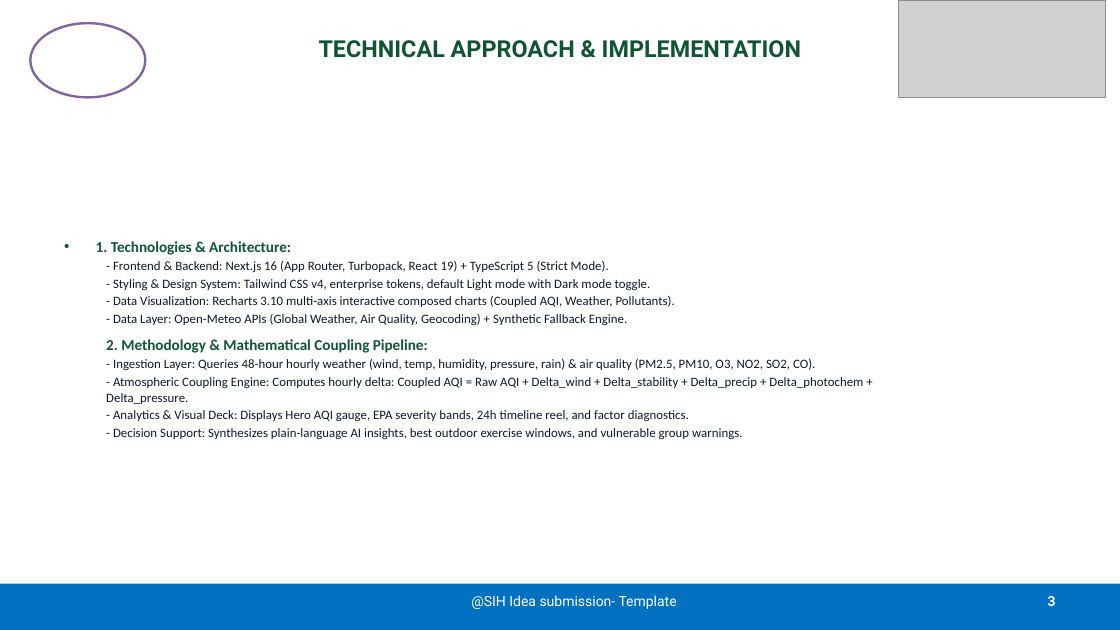
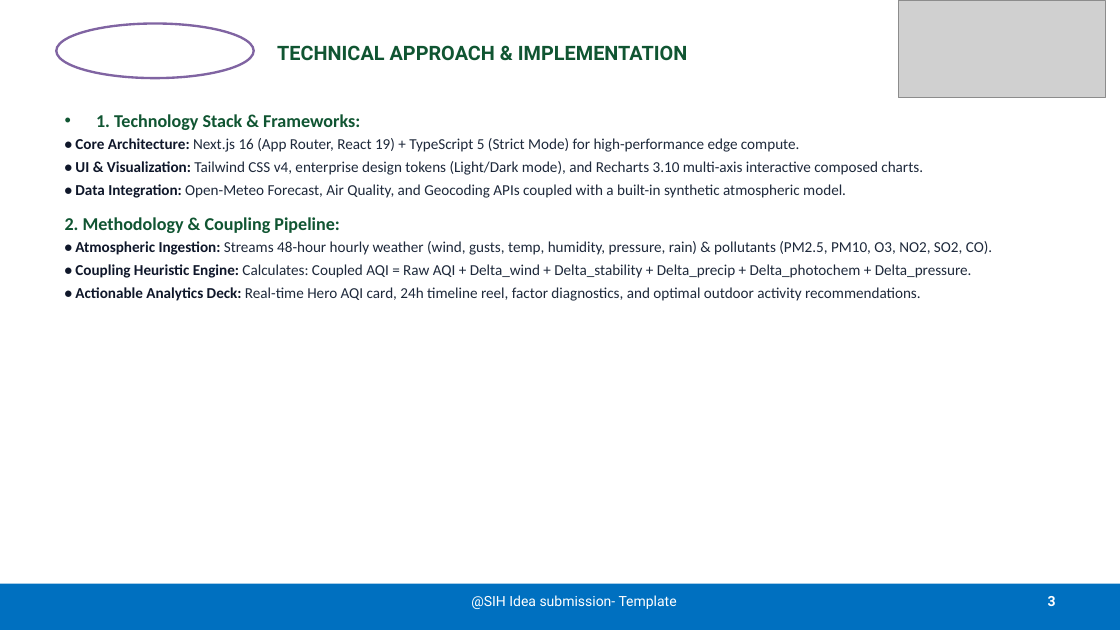
Before and after one commit to NirmalSushil/SIH26082, a slide deck: slide 3 of PPT/SIH2026-IDEA-Presentation-Xtream-09.pptx. Drawn at 1120x630 pixels with LibreOffice and Linux fonts; fonts in the diff are those of the drawing; grey boxes stand for pictures. Boxes give left, top, right and bottom in pixels: in the first picture for what was removed or moved away, otherwise in the second. Text is boxed around its words. In the diff, an @@ line names an element or a change of style, - is before the commit and + after.

Commit message:
fix(ppt): enhance typography, increase font sizes, and optimize shape alignments across all slides

```diff
--- a/PPT/SIH2026-IDEA-Presentation-Xtream-09.pptx
+++ b/PPT/SIH2026-IDEA-Presentation-Xtream-09.pptx
@@ ellipse: place and size @@
-ellipse at (30,24,145,97)
+ellipse at (56,24,254,78)
@@ title "TECHNICAL APPROACH & IMPLEMENTATION": place and size @@
-title "TECHNICAL APPROACH & IMPLEMENTATION" at (319,40,801,58)
+title "TECHNICAL APPROACH & IMPLEMENTATION" at (277,45,687,61)
@@ title "TECHNICAL APPROACH & IMPLEMENTATION" at (277,45,687,61): size 20 to 17 pt; alignment centre to left @@
@@ text at (65,114,992,301): text changed; size 11 to 13 pt; text colour #0F172A to #1E293B @@
-• 1. Technologies & Architecture:
-  - Frontend & Backend: Next.js 16 (App Router, Turbopack, React 19) + TypeScript 5 (Strict Mode).
-  - Styling & Design System: Tailwind CSS v4, enterprise tokens, default Light mode with Dark mode toggle.
-  - Data Visualization: Recharts 3.10 multi-axis interactive composed charts (Coupled AQI, Weather, Pollutants).
-  - Data Layer: Open-Meteo APIs (Global Weather, Air Quality, Geocoding) + Synthetic Fallback Engine.
-2. Methodology & Mathematical Coupling Pipeline:
-  - Ingestion Layer: Queries 48-hour hourly weather (wind, temp, humidity, pressure, rain) & air quality (PM2.5, PM10, O3, NO2, SO2, CO).
-  - Atmospheric Coupling Engine: Computes hourly delta: Coupled AQI = Raw AQI + Delta_wind + Delta_stability + Delta_precip + Delta_photochem + Delta_pressure.
-  - Analytics & Visual Deck: Displays Hero AQI gauge, EPA severity bands, 24h timeline reel, and factor diagnostics.
-  - Decision Support: Synthesizes plain-language AI insights, best outdoor exercise windows, and vulnerable group warnings.
+• 1. Technology Stack & Frameworks:
+• Core Architecture: Next.js 16 (App Router, React 19) + TypeScript 5 (Strict Mode) for high-performance edge compute.
+• UI & Visualization: Tailwind CSS v4, enterprise design tokens (Light/Dark mode), and Recharts 3.10 multi-axis interactive composed charts.
+• Data Integration: Open-Meteo Forecast, Air Quality, and Geocoding APIs coupled with a built-in synthetic atmospheric model.
+2. Methodology & Coupling Pipeline:
+• Atmospheric Ingestion: Streams 48-hour hourly weather (wind, gusts, temp, humidity, pressure, rain) & pollutants (PM2.5, PM10, O3, NO2, SO2, CO).
+• Coupling Heuristic Engine: Calculates: Coupled AQI = Raw AQI + Delta_wind + Delta_stability + Delta_precip + Delta_photochem + Delta_pressure.
+• Actionable Analytics Deck: Real-time Hero AQI card, 24h timeline reel, factor diagnostics, and optimal outdoor activity recommendations.
```
Also in this commit, not shown: 5 other slides changed, 1 other file.
